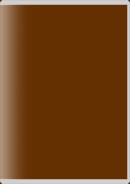
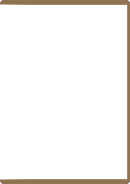
Layered file, before and after one edit (130x184). Changes by layer:
renamed "Capa 4" to "gold", showed it, moved it above "white", painted on it over box(0, 0, 130, 184)
hid "Fondo" over box(0, 0, 130, 184)
